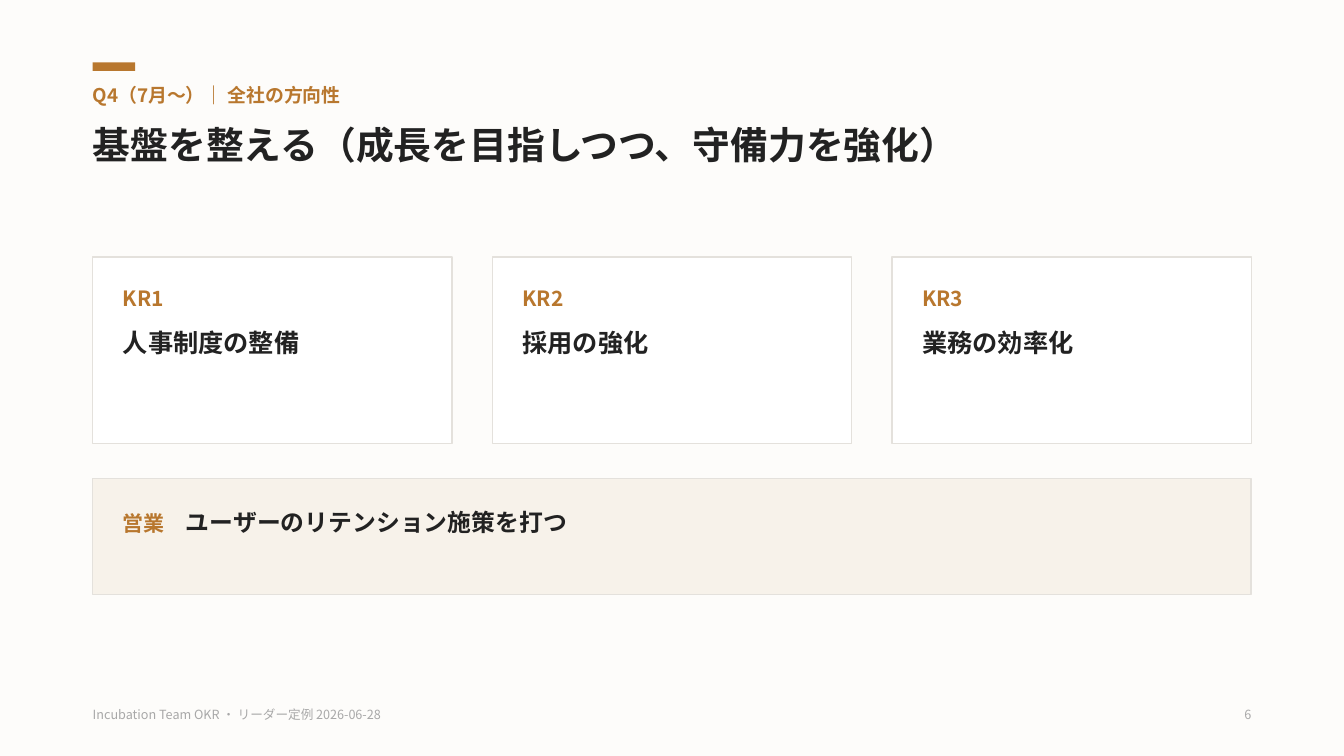
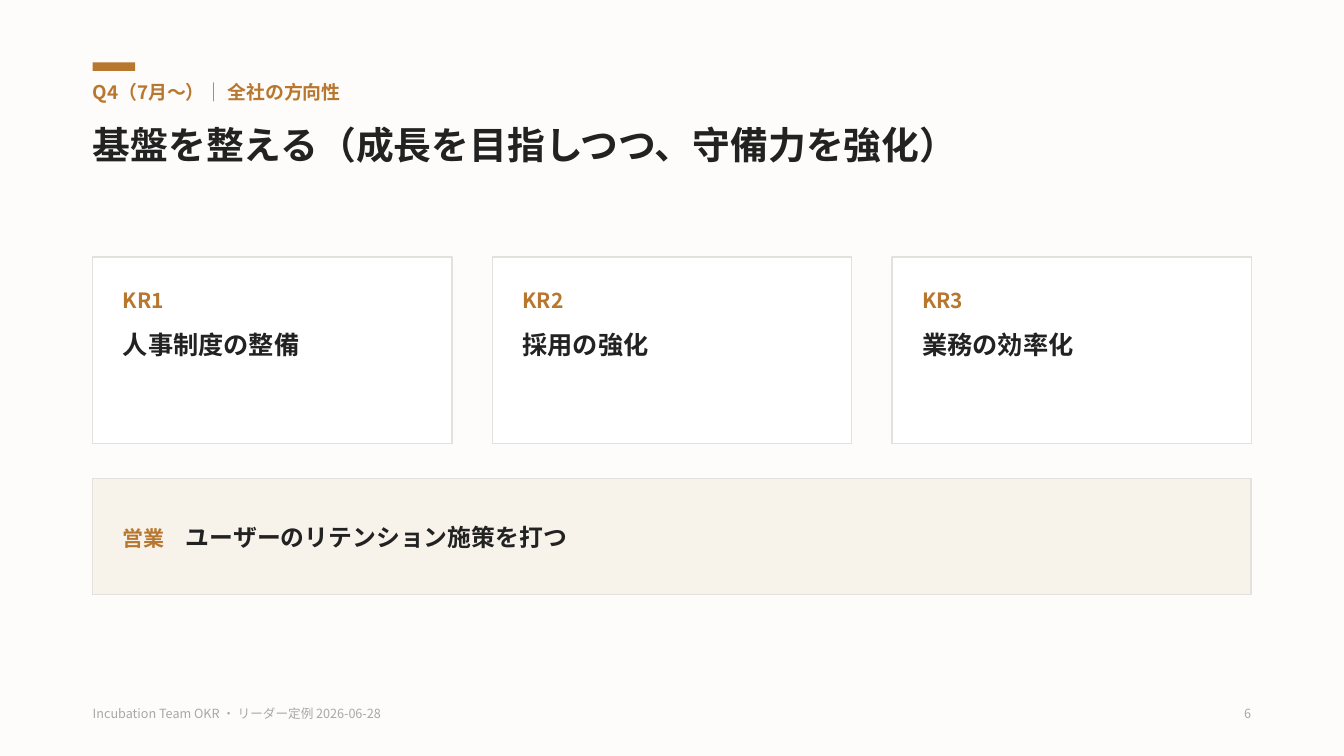
Before and after one commit to hajimetokura/claude_test, a slide deck: slide 6 of incubation-okr-q3-q4.pptx. Drawn at 1344x756 pixels with LibreOffice and Linux fonts; fonts in the diff are those of the drawing. Boxes give left, top, right and bottom in pixels: in the first picture for what was removed or moved away, otherwise in the second. Text is boxed around its words. In the diff, an @@ line names an element or a change of style, - is before the commit and + after.

```diff
--- a/incubation-okr-q3-q4.pptx
+++ b/incubation-okr-q3-q4.pptx
@@ background #FFFFFF to #FDFCFA @@
@@ rectangle removed at (0,0,1344,756) @@
@@ text "Q4（7月〜）｜ 全社の方向性" at (93,82,341,103): line spacing 1.12 to 1 @@
@@ text at (123,292,164,308): line spacing 1.12 to 1 @@
@@ text at (523,292,564,308): line spacing 1.12 to 1 @@
@@ text at (922,292,963,309): line spacing 1.12 to 1 @@
@@ text "営業 ユーザーのリテンション施策を打つ": place and size @@
-text "営業 ユーザーのリテンション施策を打つ" at (123,510,567,533)
+text "営業 ユーザーのリテンション施策を打つ" at (123,525,567,548)
@@ text "営業 ユーザーのリテンション施策を打つ" at (123,525,567,548): line spacing 1.12 to 1; vertical alignment top to middle @@
```
Also in this commit, not shown: 9 other slides changed, 5 other files.
